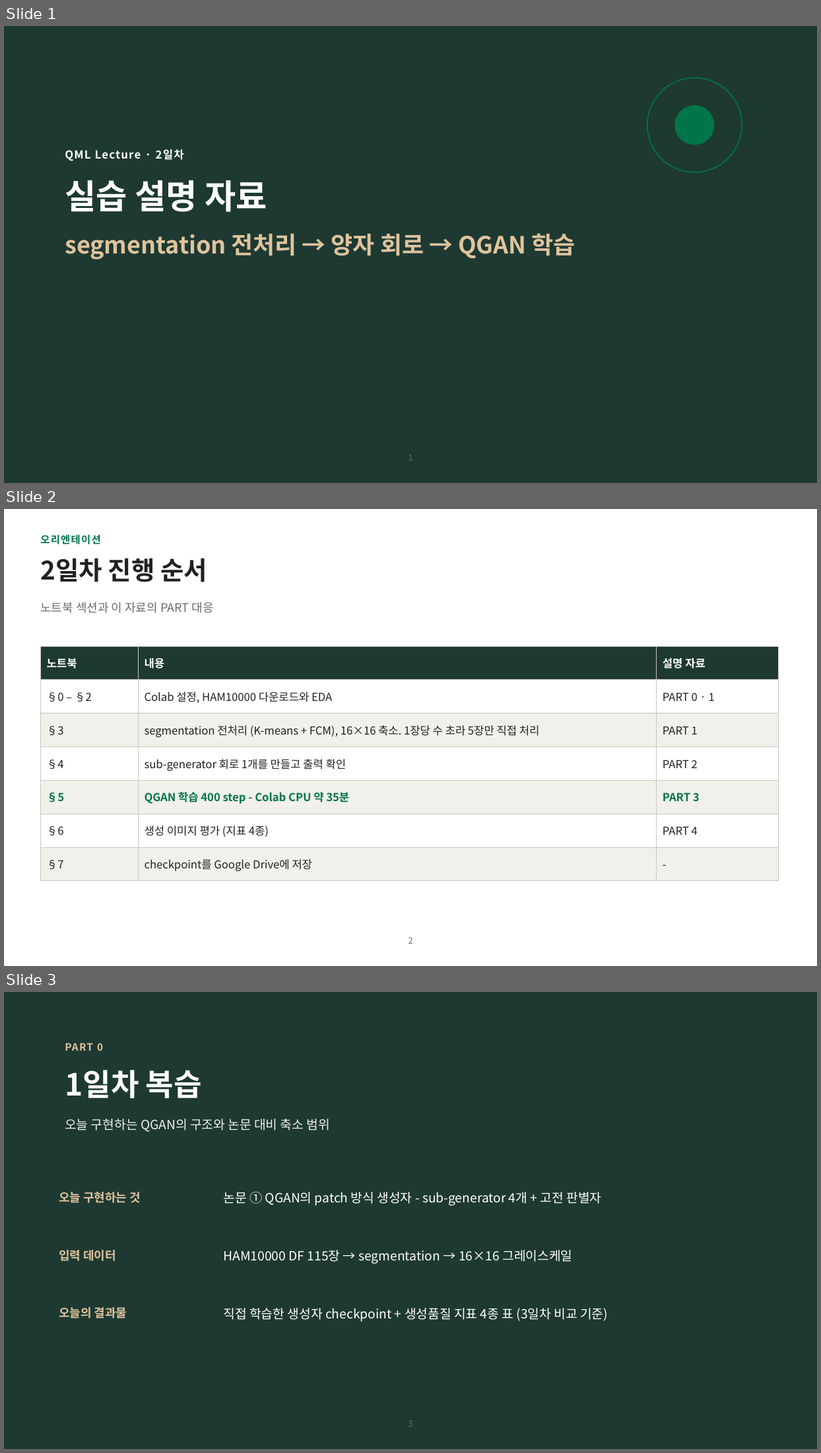
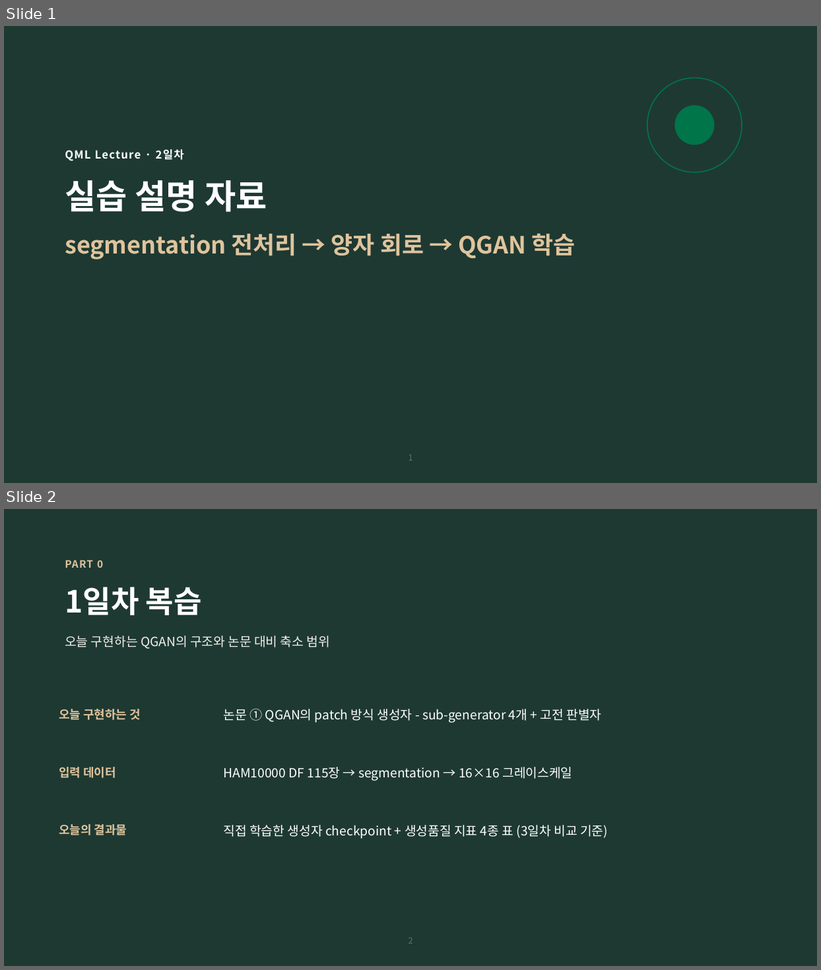
Before and after one commit to hyunhp/skin_disease_qml, a slide deck: practice/day2_slides/day2_practice_slides.pptx. Shown one above the other, each under a label of ours: slides 1, 2 and 3 before the commit, slides 1 and 2 after it. The pictures are 821x1453 and 821x970 pixels, drawn with LibreOffice and Linux fonts; fonts in the diff are those of the drawing. Boxes give left, top, right and bottom in pixels: in the first picture for what was removed or moved away, otherwise in the second. Text is boxed around its words. In the diff, an @@ line names an element or a change of style, - is before the commit and + after.

```diff
--- a/practice/day2_slides/day2_practice_slides.pptx
+++ b/practice/day2_slides/day2_practice_slides.pptx
@@ slide 2 removed at <box>4,509,817,966</box>, background #FFFFFF @@
@@ text removed at <box>40,535,100,545</box> @@
-오리엔테이션
@@ title removed at <box>40,558,207,582</box> @@
-2일차 진행 순서
@@ text removed at <box>40,602,214,613</box> @@
-노트북 섹션과 이 자료의 PART 대응
@@ table removed at <box>40,646,779,874</box>, 7 rows, 3 columns @@
-노트북 | 내용 | 설명 자료
-§0 – §2 | Colab 설정, HAM10000 다운로드와 EDA | PART 0 · 1
-§3 | segmentation 전처리 (K-means + FCM), 16×16 축소. 1장당 수 초라 5장만 직접 처리 | PART 1
-§4 | sub-generator 회로 1개를 만들고 출력 확인 | PART 2
-§5 | QGAN 학습 400 step - Colab CPU 약 35분 | PART 3
-§6 | 생성 이미지 평가 (지표 4종) | PART 4
-§7 | checkpoint를 Google Drive에 저장 | -
@@ page number removed at <box>409,937,413,944</box> @@
-2
@@ what was slide 3 is now slide 2 @@
```
Also in this commit, not shown: 3 slides changed, 8 other files.
